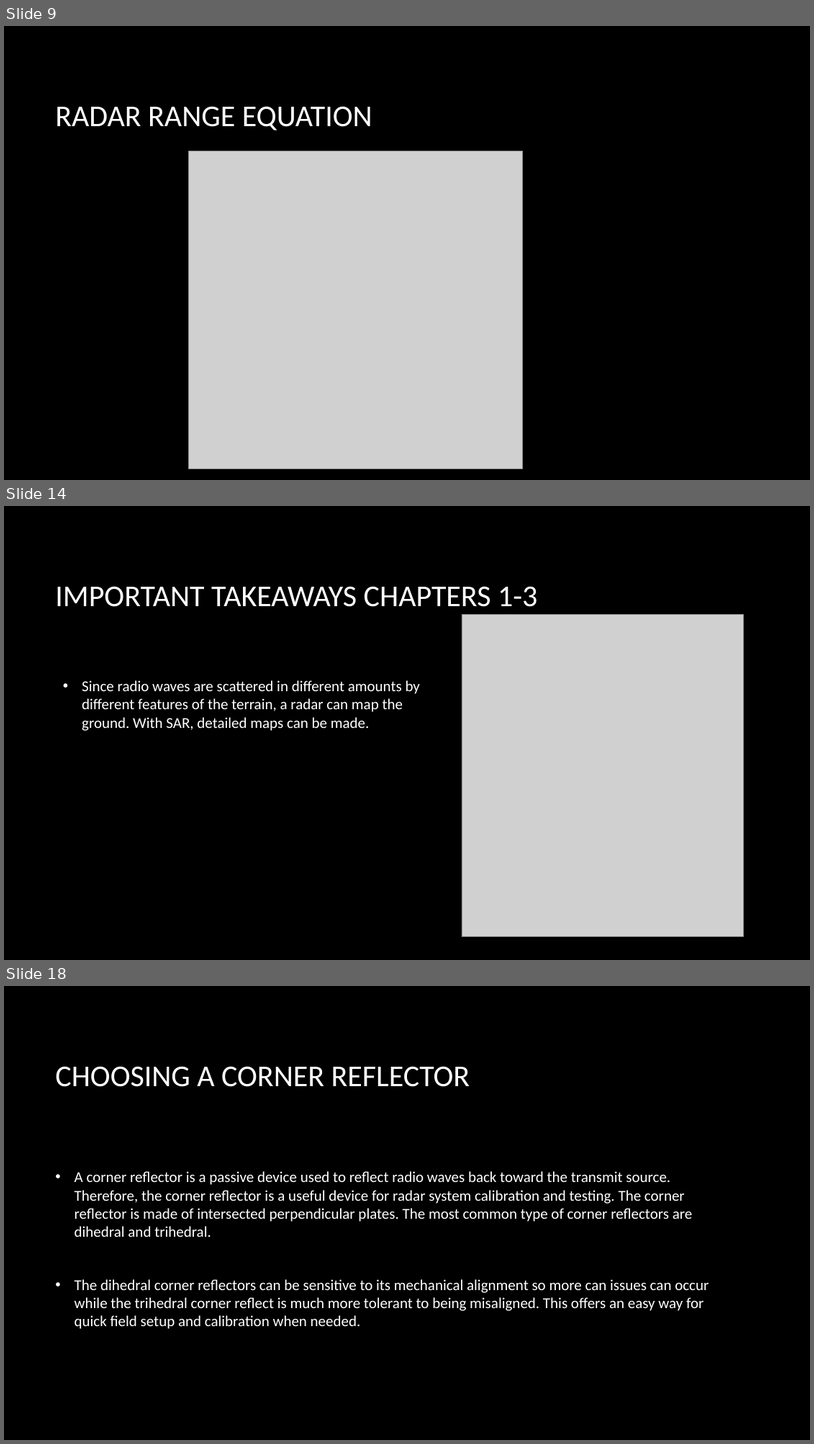
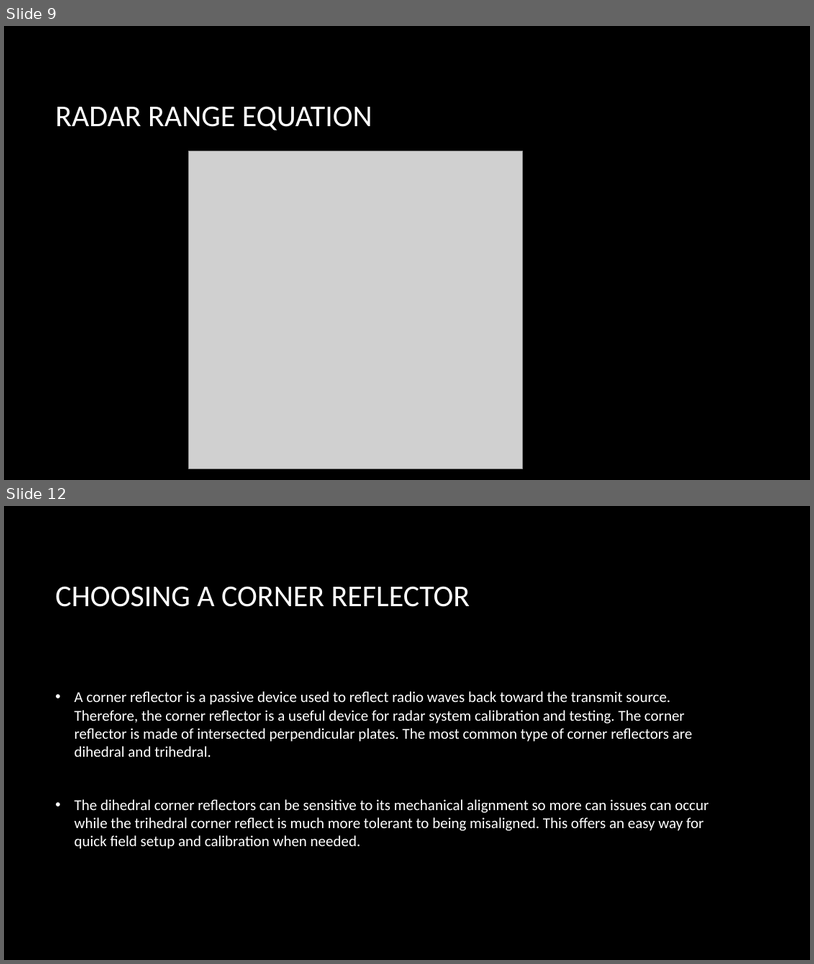
Before and after one commit to level2fast/uavsarlite-demo, a slide deck: UAVSAR LITE_Sprint4.pptx. Shown one above the other, each under a label of ours: slides 9, 14 and 18 before the commit, slides 9 and 12 after it; the slides between them are not shown. The pictures are 814x1444 and 814x964 pixels, drawn with LibreOffice and Linux fonts; fonts in the diff are those of the drawing; grey boxes stand for pictures; background and template pictures are left out. Boxes give left, top, right and bottom in pixels: in the first picture for what was removed or moved away, otherwise in the second. Text is boxed around its words. In the diff, an @@ line names an element or a change of style, - is before the commit and + after.

```diff
--- a/UAVSAR LITE_Sprint4.pptx
+++ b/UAVSAR LITE_Sprint4.pptx
@@ slide 14 removed at box(4, 506, 810, 960), background picture (left out) @@
@@ title removed at box(55, 586, 538, 607) @@
-IMPORTANT TAKEAWAYS CHAPTERS 1-3
@@ picture removed at box(462, 614, 744, 937) @@
@@ text removed at box(82, 680, 420, 731) @@
-• Since radio waves are scattered in different amounts by
-  different features of the terrain, a radar can map the
-  ground. With SAR, detailed maps can be made.
@@ what was slide 18 is now slide 12 @@
```
Also in this commit, not shown: 2 slides changed, 5 other slides removed, 4 other files.
